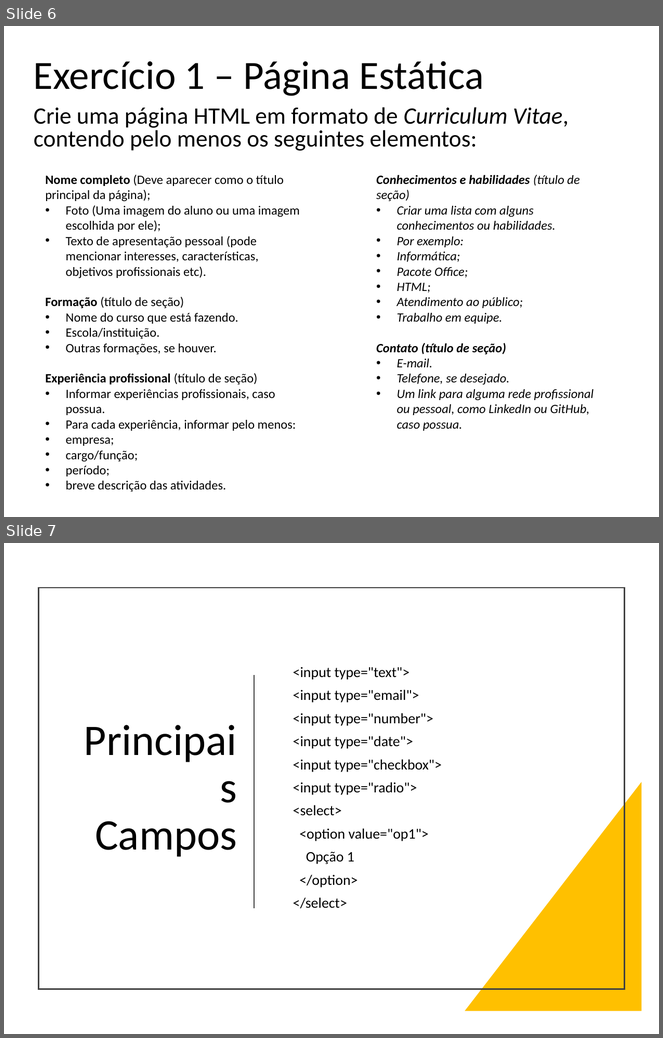
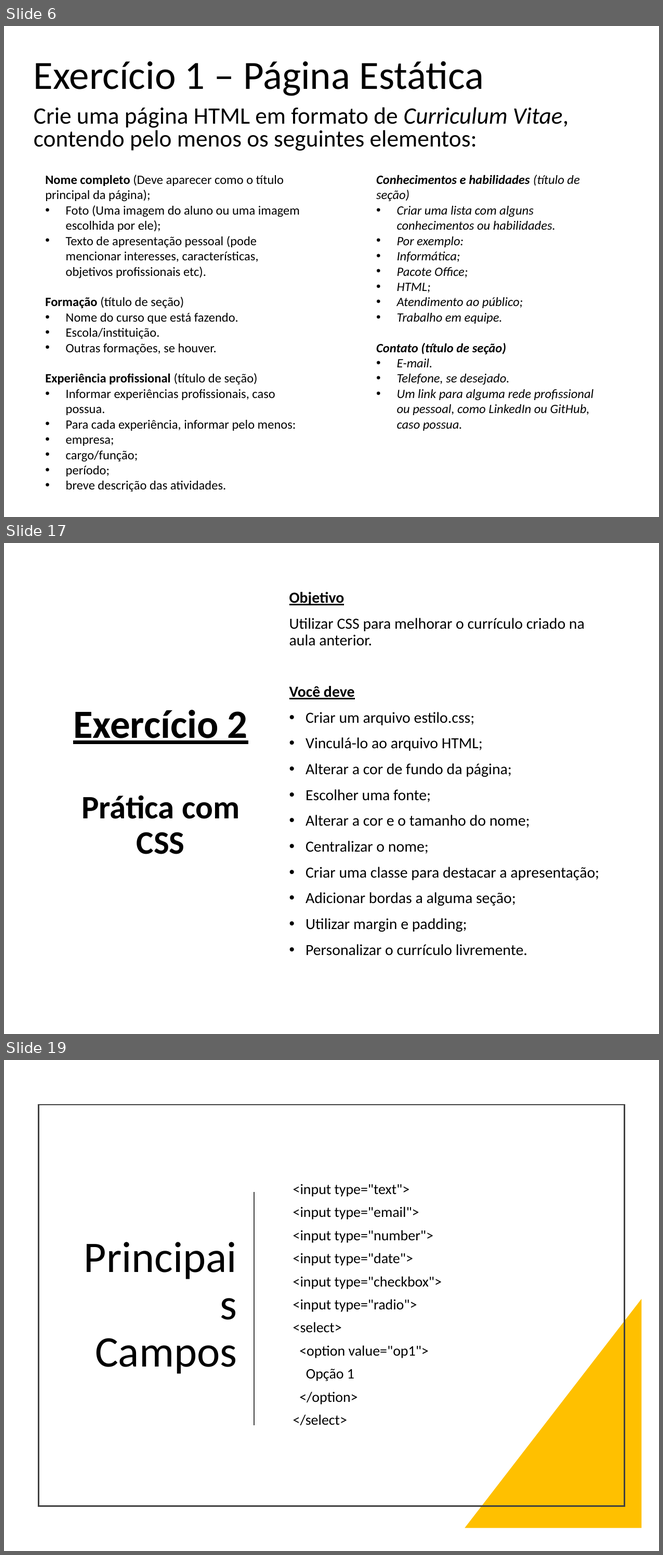
Before and after one commit to thiagospin/APLICWEBI, a slide deck: slides/HTML e CSS.pptx. Shown one above the other, each under a label of ours: slides 6 and 7 before the commit, slides 6, 17 and 19 after it; the slides between them are not shown. The pictures are 663x1038 and 663x1555 pixels, drawn with LibreOffice and Linux fonts; fonts in the diff are those of the drawing. Boxes give left, top, right and bottom in pixels: in the first picture for what was removed or moved away, otherwise in the second. Text is boxed around its words. In the diff, an @@ line names an element or a change of style, - is before the commit and + after.

Commit message:
Exercício 2

```diff
--- a/slides/HTML e CSS.pptx
+++ b/slides/HTML e CSS.pptx
@@ slide 17 added at [4,543,659,1034], background #FFFFFF @@
@@ text added at [289,592,599,956], 17 pt, text #000000 @@
+Objetivo
+Utilizar CSS para melhorar o currículo criado na aula anterior.
+Você deve
+• Criar um arquivo estilo.css;
+• Vinculá-lo ao arquivo HTML;
+• Alterar a cor de fundo da página;
+• Escolher uma fonte;
+• Alterar a cor e o tamanho do nome;
+• Centralizar o nome;
+• Criar uma classe para destacar a apresentação;
+• Adicionar bordas a alguma seção;
+• Utilizar margin e padding;
+• Personalizar o currículo livremente.
@@ title added at [73,710,248,854], 36 pt, text #000000, bold @@
+Exercício 2
+Prática com CSS
@@ what was slide 7 is now slide 19 @@
```
Also in this commit, not shown: 1 slide changed, 11 other slides added, 2 other files.
